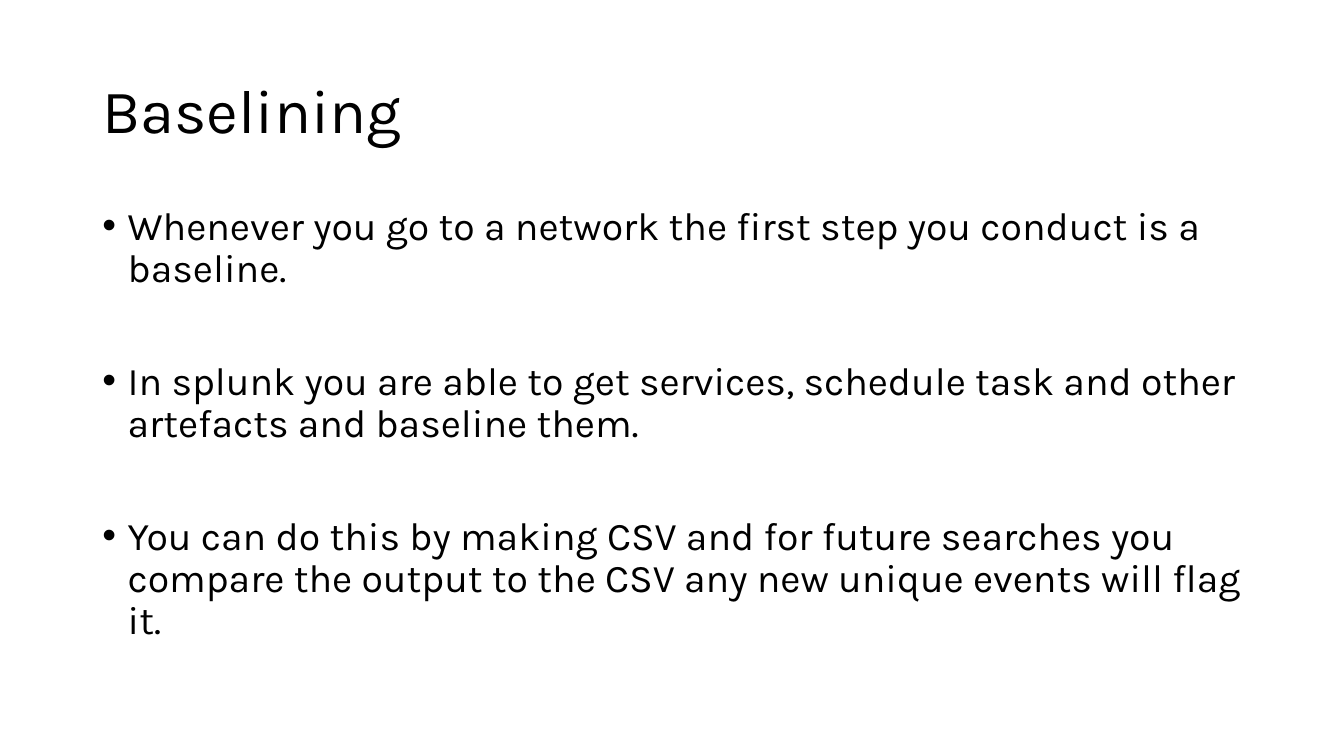
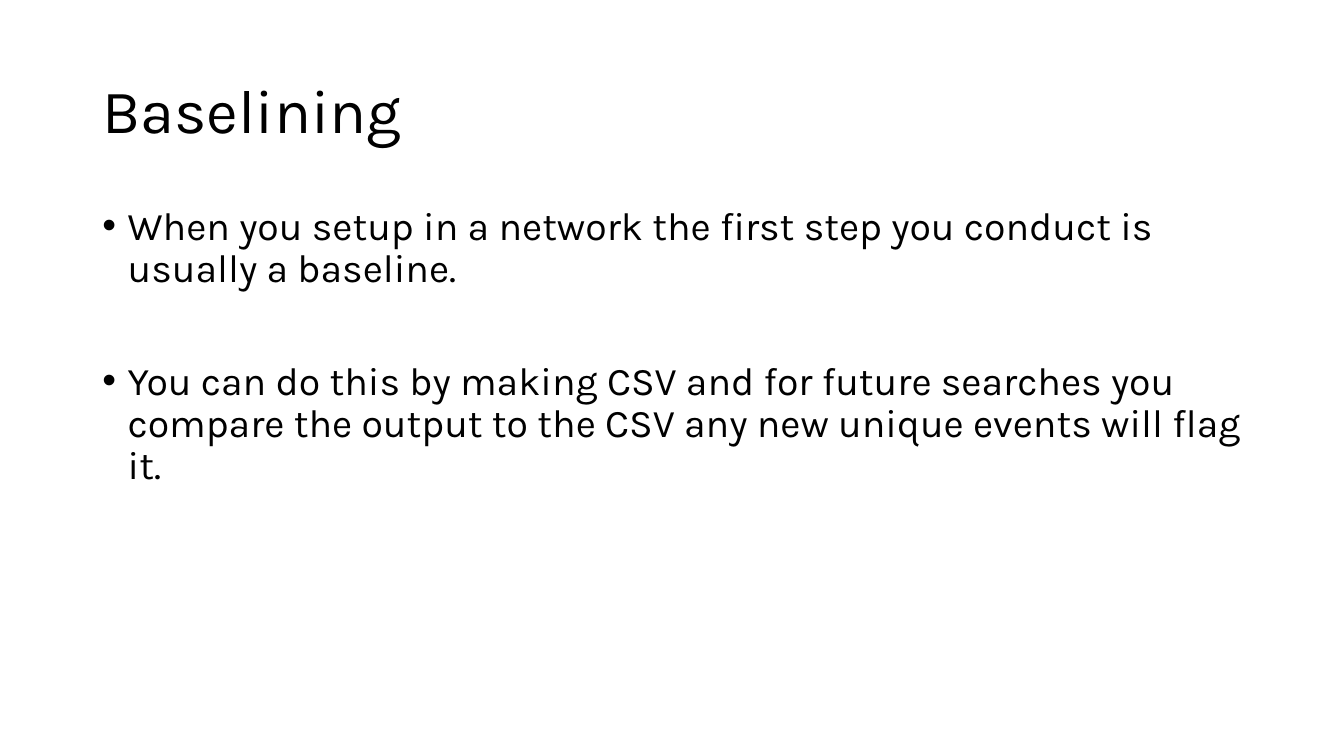
Before and after one commit to G1useppe/65sch00l, a slide deck: slide 11 of host/Splunk/Training Cell - Conversion course - Splunk.pptx (slide 16 before the commit). Drawn at 1344x756 pixels with LibreOffice and Linux fonts; fonts in the diff are those of the drawing. Boxes give left, top, right and bottom in pixels: in the first picture for what was removed or moved away, otherwise in the second. Text is boxed around its words. In the diff, an @@ line names an element or a change of style, - is before the commit and + after.

```diff
--- a/host/Splunk/Training Cell - Conversion course - Splunk.pptx
+++ b/host/Splunk/Training Cell - Conversion course - Splunk.pptx
@@ text at (128,213,1152,292): text changed @@
-• Whenever you go to a network the first step you conduct is a baseline.
-• In splunk you are able to get services, schedule task and other artefacts and baseline them.
+• When you setup in a network the first step you conduct is usually a baseline.
```
Also in this commit, not shown: 8 other slides changed, 9 slides removed, 2 other files.
